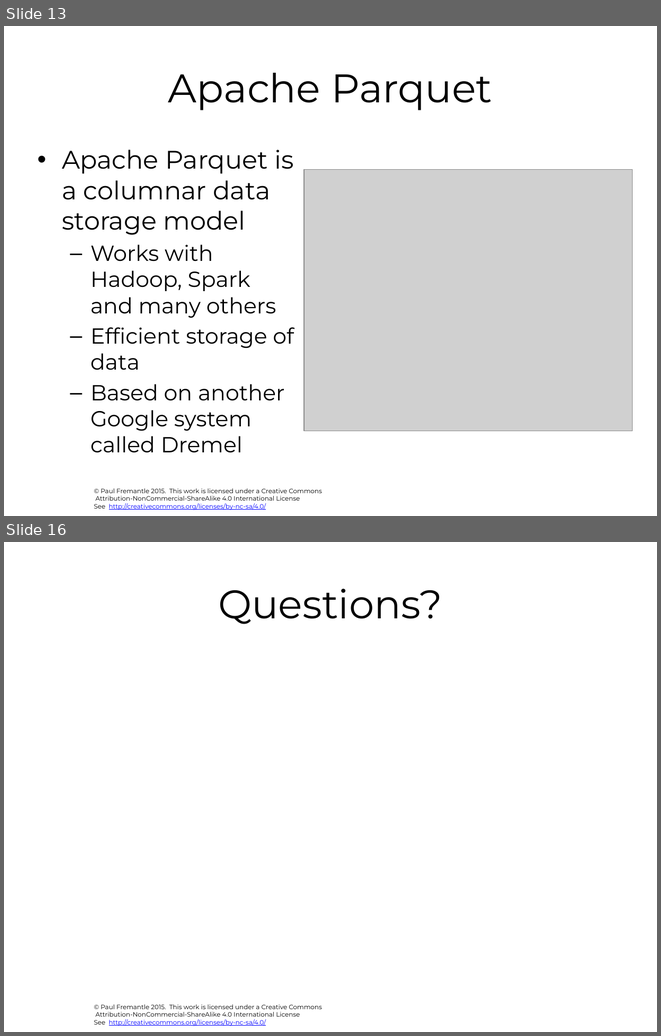
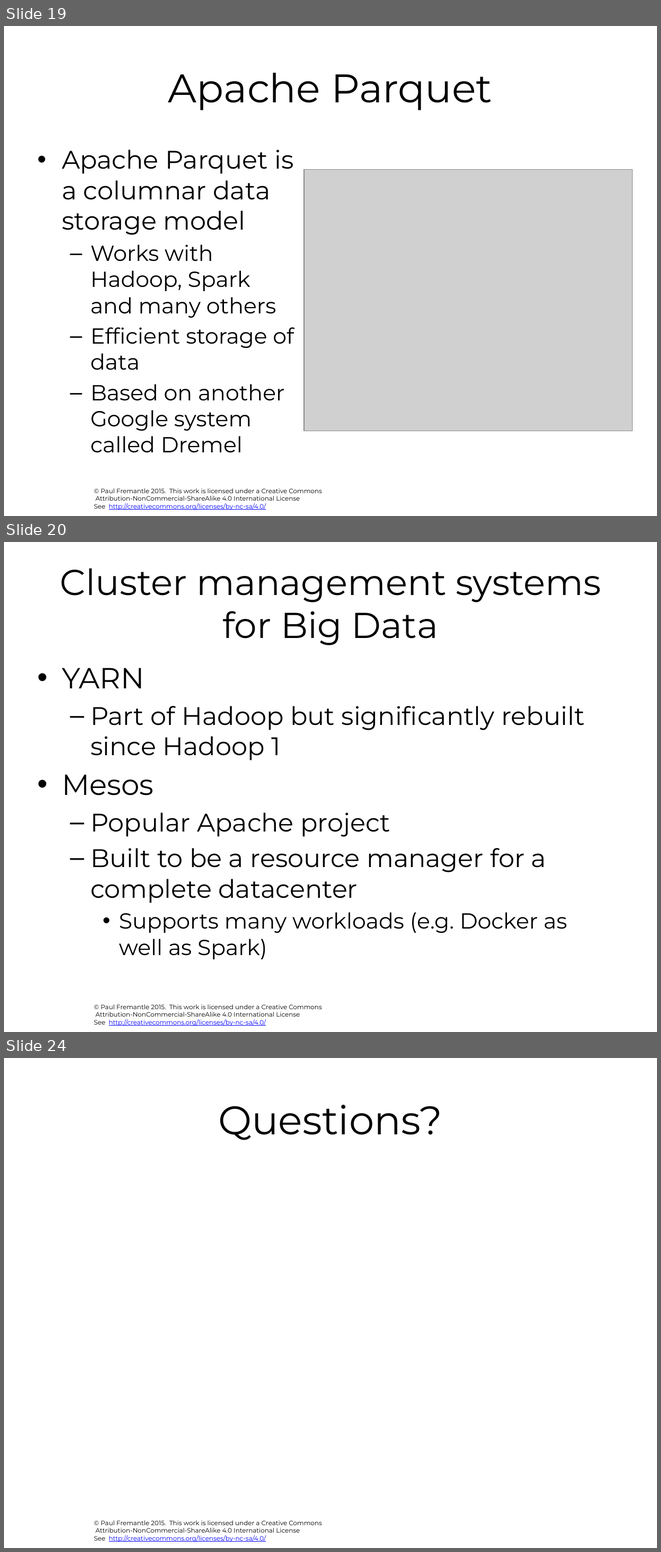
Before and after one commit to pzfreo/big, a slide deck: pres-source/06-additional-tools.pptx. Shown one above the other, each under a label of ours: slides 13 and 16 before the commit, slides 19, 20 and 24 after it; the slides between them are not shown. The pictures are 661x1036 and 661x1552 pixels, drawn with LibreOffice and Linux fonts; fonts in the diff are those of the drawing; grey boxes stand for pictures; background and template pictures are left out. Boxes give left, top, right and bottom in pixels: in the first picture for what was removed or moved away, otherwise in the second. Text is boxed around its words. In the diff, an @@ line names an element or a change of style, - is before the commit and + after.

```diff
--- a/pres-source/06-additional-tools.pptx
+++ b/pres-source/06-additional-tools.pptx
@@ slide 20 added at [4, 542, 657, 1032], background #FFFFFF; not listed: 1 template element that a slide beside it also shows @@
@@ title added at [60, 568, 601, 645], 39.6 pt, text #000000 @@
+Cluster management systems for Big Data
@@ text added at [62, 668, 584, 959], 28 pt, text #000000 @@
+• YARN
+  – Part of Hadoop but significantly rebuilt since Hadoop 1
+• Mesos
+  – Popular Apache project
+  – Built to be a resource manager for a complete datacenter
+    • Supports many workloads (e.g. Docker as well as Spark)
@@ what was slide 13 is now slide 19 @@
@@ what was slide 16 is now slide 24 @@
```
Also in this commit, not shown: 9 other slides added, 2 slides removed, 31 other files.
